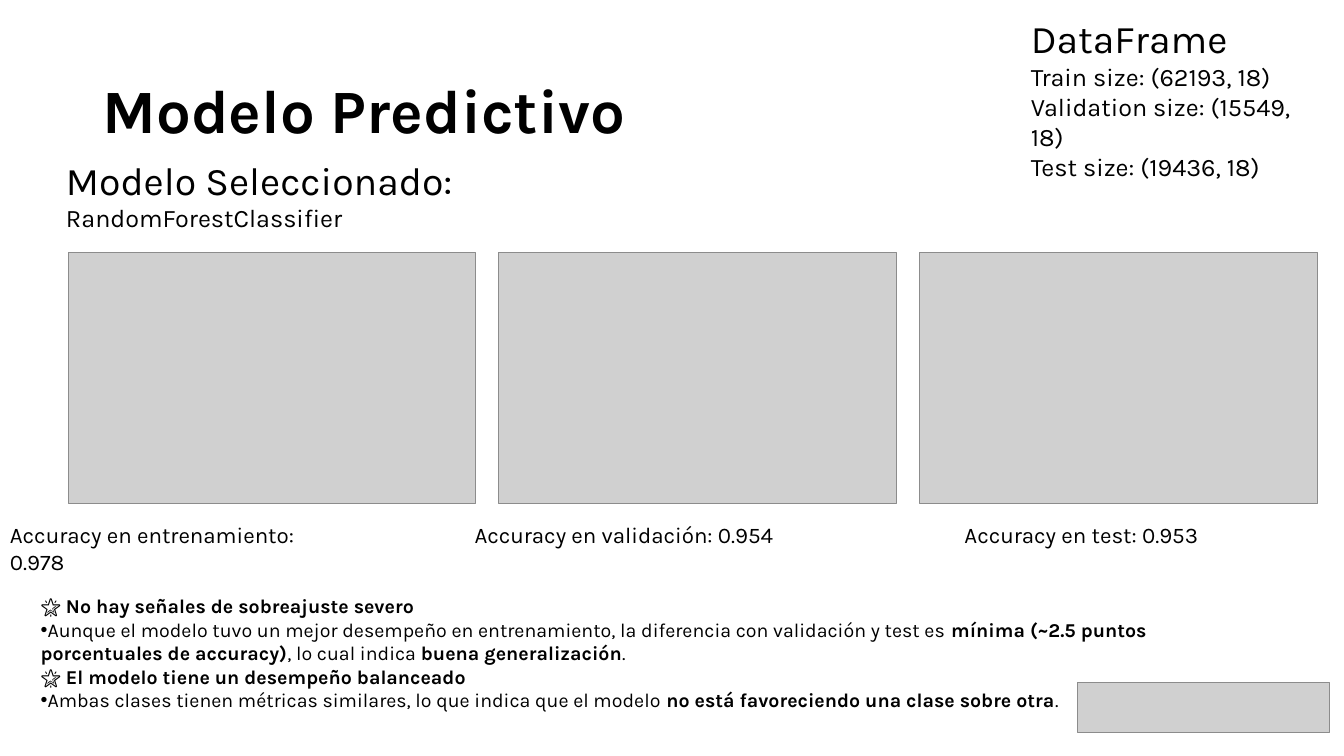
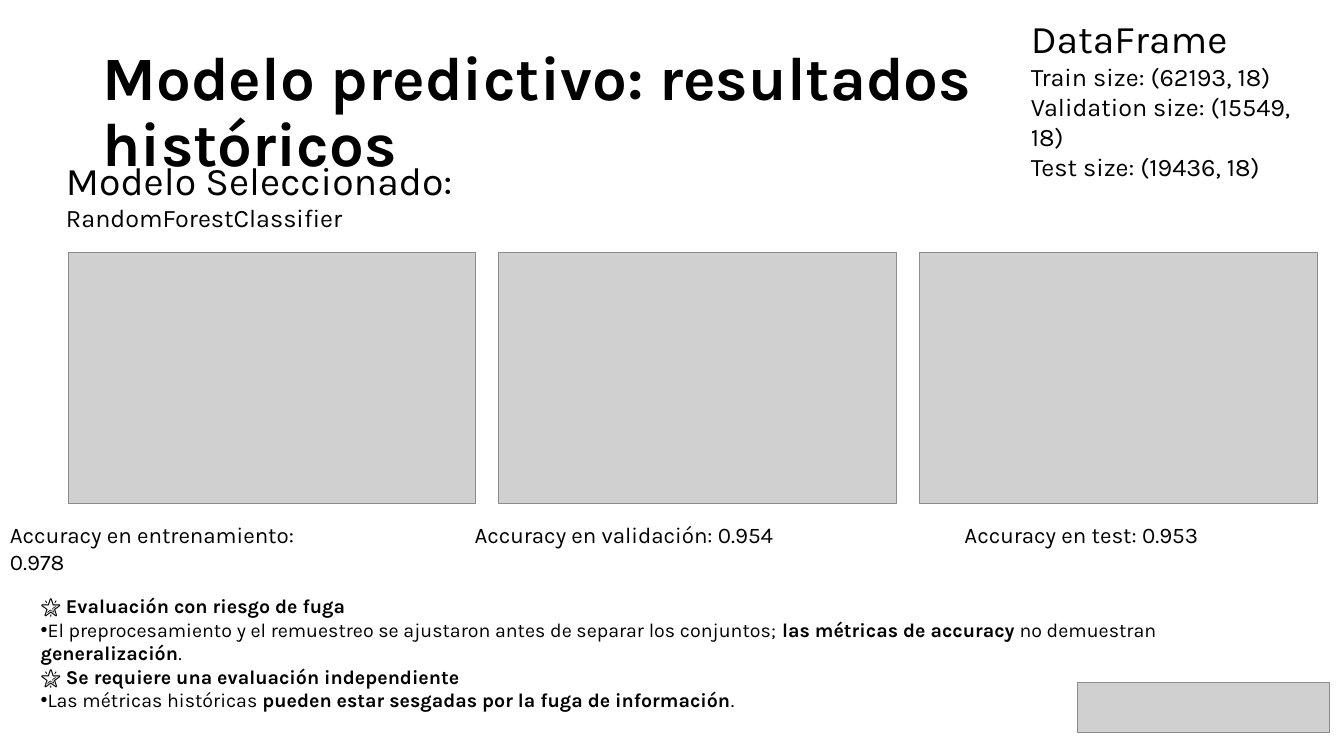
Before and after one commit to Wvanegaz23/Model, a slide deck: slide 12 of Data_Scientist_Caso de Negocio.pptx. Drawn at 1344x756 pixels with LibreOffice and Linux fonts; fonts in the diff are those of the drawing; grey boxes stand for pictures. Boxes give left, top, right and bottom in pixels: in the first picture for what was removed or moved away, otherwise in the second. Text is boxed around its words. In the diff, an @@ line names an element or a change of style, - is before the commit and + after.

```diff
--- a/Data_Scientist_Caso de Negocio.pptx
+++ b/Data_Scientist_Caso de Negocio.pptx
@@ title at bbox=[102, 56, 971, 181]: text changed @@
-Modelo Predictivo
+Modelo predictivo: resultados históricos
@@ text at bbox=[41, 598, 1156, 712]: text changed @@
-🌟 No hay señales de sobreajuste severo
-• Aunque el modelo tuvo un mejor desempeño en entrenamiento, la diferencia con validación y test es mínima (~2.5 puntos porcentuales de accuracy), lo cual indica buena generalización.
-🌟 El modelo tiene un desempeño balanceado
-• Ambas clases tienen métricas similares, lo que indica que el modelo no está favoreciendo una clase sobre otra.
+🌟 Evaluación con riesgo de fuga
+• El preprocesamiento y el remuestreo se ajustaron antes de separar los conjuntos; las métricas de accuracy no demuestran generalización.
+🌟 Se requiere una evaluación independiente
+• Las métricas históricas pueden estar sesgadas por la fuga de información.
```
Also in this commit, not shown: 3 other slides changed, 12 other files.
